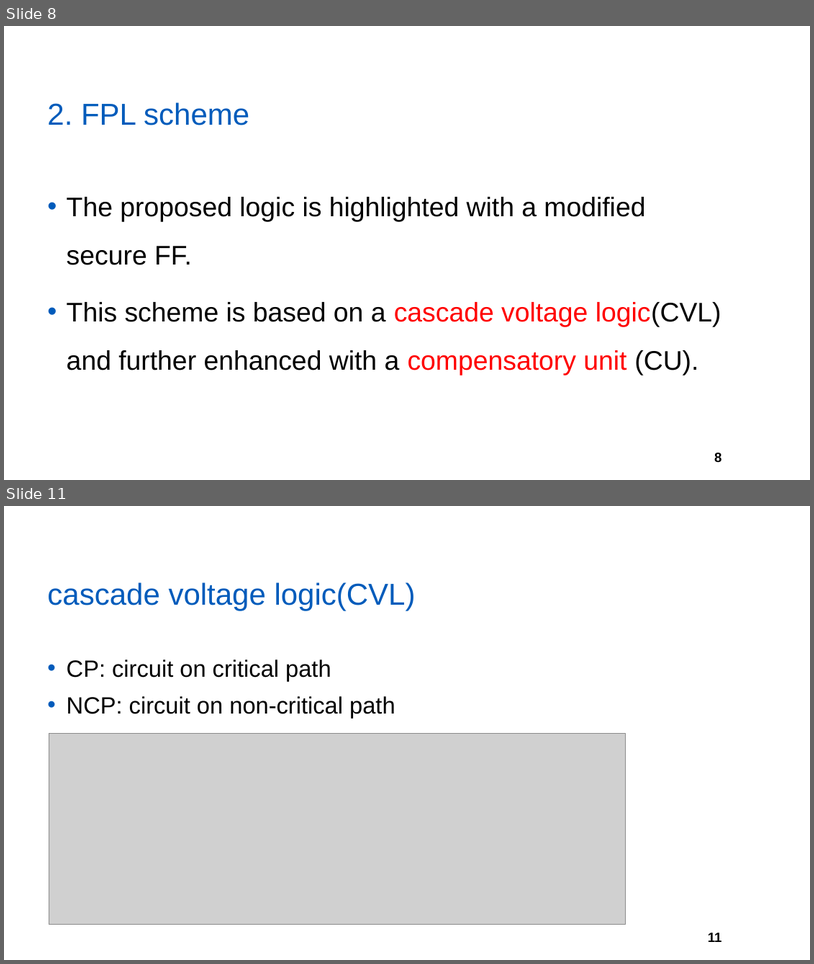
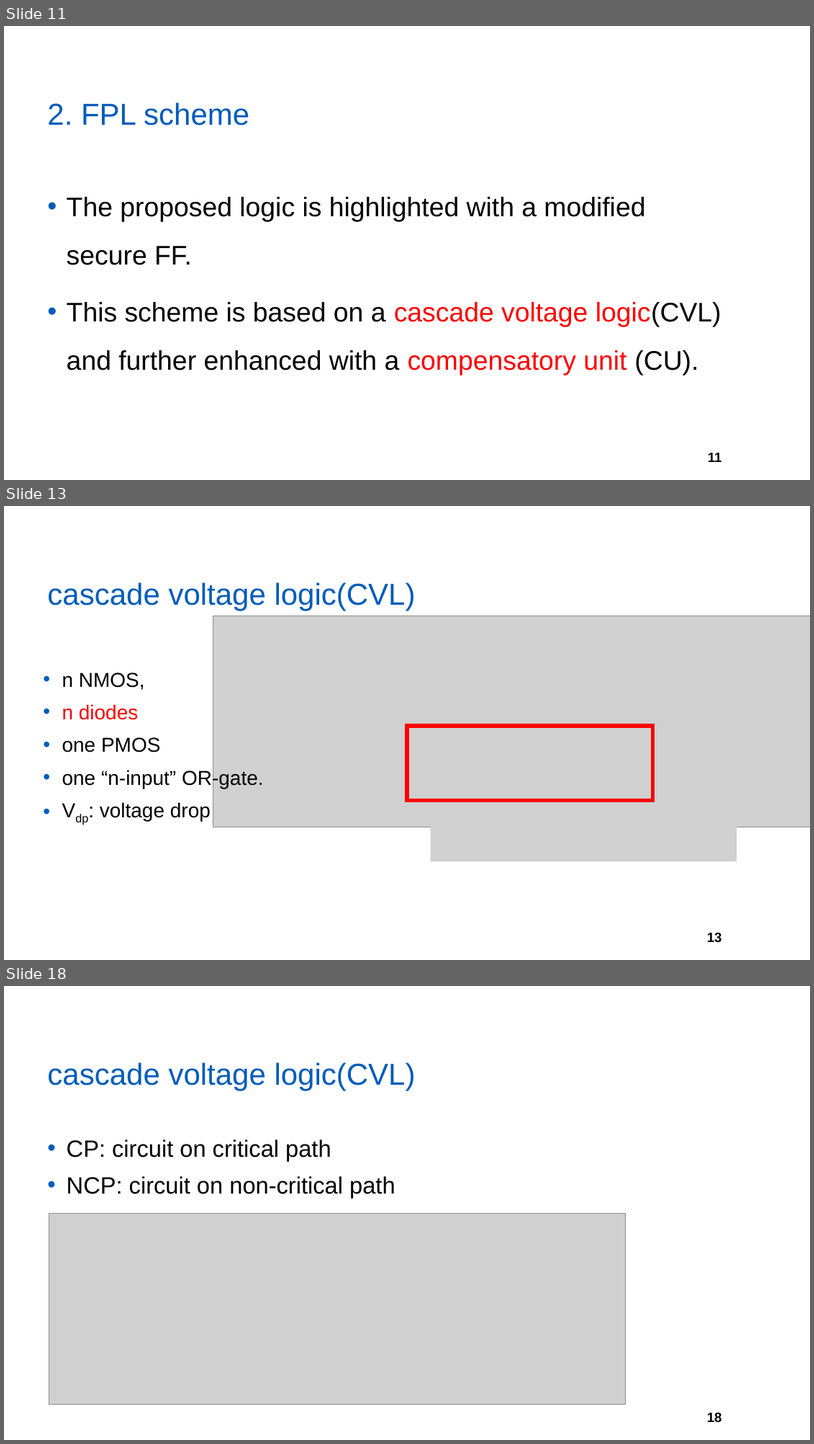
Before and after one commit to yberlin/hello-world, a slide deck: asianhost pre/FPL.pptx. Shown one above the other, each under a label of ours: slides 8 and 11 before the commit, slides 11, 13 and 18 after it; the slides between them are not shown. The pictures are 814x964 and 814x1444 pixels, drawn with LibreOffice and Linux fonts; fonts in the diff are those of the drawing; grey boxes stand for pictures; background and template pictures are left out. Boxes give left, top, right and bottom in pixels: in the first picture for what was removed or moved away, otherwise in the second. Text is boxed around its words. In the diff, an @@ line names an element or a change of style, - is before the commit and + after.

```diff
--- a/asianhost pre/FPL.pptx
+++ b/asianhost pre/FPL.pptx
@@ slide 13 added at (4, 506, 810, 960), background #FFFFFF; not listed: 1 template element that a slide beside it also shows @@
@@ title added at (47, 582, 416, 611), 36 pt, text #005BBB @@
+cascade voltage logic(CVL)
@@ picture added at (214, 616, 810, 826) @@
@@ text added at (62, 672, 264, 821), 24 pt, text #000000 @@
+• n NMOS,
+• n diodes
+• one PMOS
+• one “n-input” OR-gate.
+• Vdp: voltage drop
@@ rectangle added at (407, 726, 653, 800), outline #FF0000 4.5 pt @@
@@ picture added at (430, 816, 737, 861) @@
@@ what was slide 8 is now slide 11 @@
@@ page number at (708, 452, 723, 462): text changed @@
-8
+11
@@ what was slide 11 is now slide 18 @@
@@ page number at (707, 1412, 723, 1422): text changed @@
-11
+18
```
Also in this commit, not shown: 5 slides changed, 7 other slides added.
